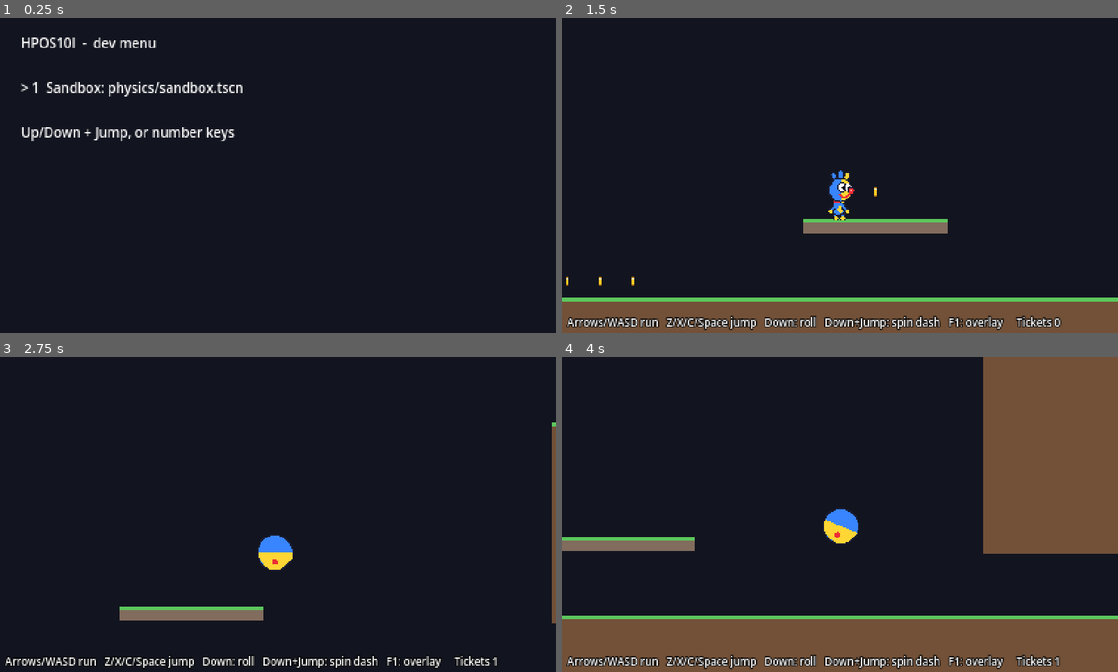
Above: before the commit, frames 1-4 (two rows, left to right).
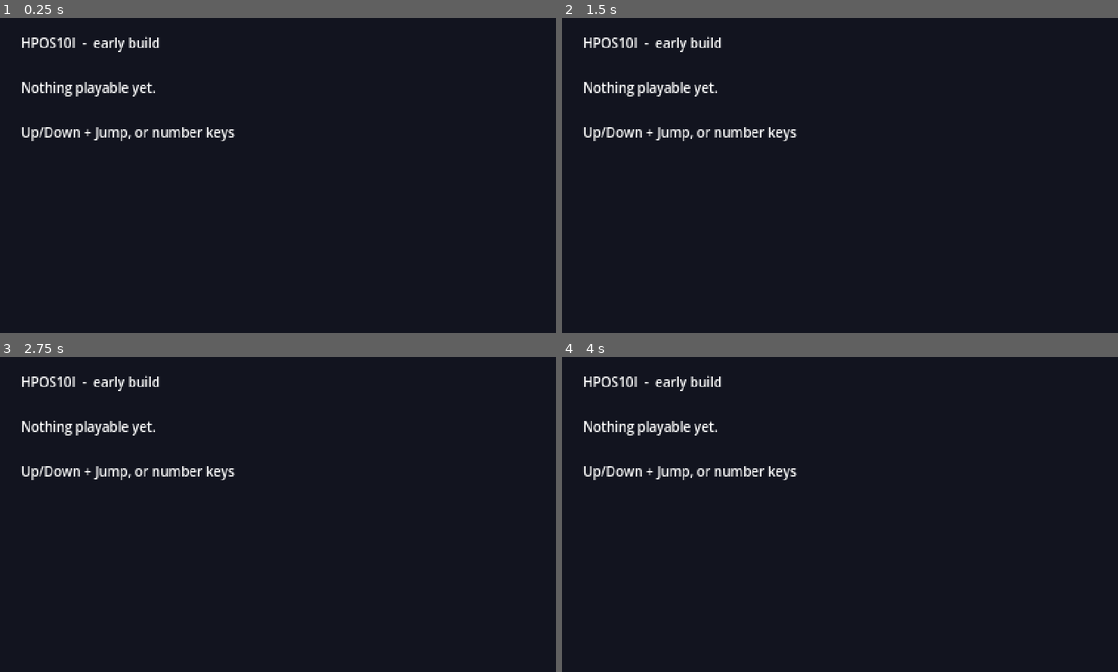
Above: after the commit, the same moments.

Repository: crrreatorrr/HPOS10I
Game: Godot game, scene res://core/main.tscn
Two runs of this game, one before a commit and one after it. Both use one fixed random seed, a clock stepped at 60 frames per second and the inputs below.
Inputs (mouse positions are in pixels of both pictures, inside the frame that each line leads up to):
- Up to frame 1 (0.25 s): no input
- Up to frame 2 (1.5 s): tap Enter (pause) at 0.5 s; move the mouse to (962, 159) at 0.52 s; hold Right (move_right) 0.53-1.25 s; tap 1 at 0.6 s; click (962, 159) at 0.67 s; tap Z (jump) at 0.77 s; drag from (728, 191) to (606, 266) at 1.27 s
- Up to frame 3 (2.75 s): move the mouse to (333, 445) at 2.02 s; hold Right (move_right) from 2.03 s (still down); tap C at 2.1 s
- Up to frame 4 (4 s): release Right (move_right) at 2.75 s; drag from (812, 577) to (673, 467) at 2.77 s; move the mouse to (1006, 561) at 3.52 s; hold Left (move_left) from 3.53 s (still down); tap K at 3.6 s; tap Z (jump) at 3.77 s

The runs differ from the first frame. In frame 1, 1.1% of the frame differs, in the area x 3-44%, y 5-25%; in frame 2, 14%; in frame 3, 5.0%; in frame 4, 35%, in the area x 0-100%, y 0-100%.

Commit message:
Ship the physics sandbox as a playable web playground
Move the sandbox from tests/physics (never exported) to playground/,
which ships in the web build; the boot menu lists playground scenes
first. tests/, tools/, qa/ and docs/ still never ship.

Co-Authored-By: Claude Opus 5.5 <noreply@anthropic.com>

Diff:
--- a/core/dev.gd
+++ b/core/dev.gd
@@ -7,7 +7,7 @@
 ##
 ## Record a clip with Movie Maker:
 ##   godot --path . --write-movie /tmp/clip.avi --quit-after 600 -- \
-##     --scene=res://tests/physics/sandbox.tscn --inputs=res://tests/inputs/run_right.json
+##     --scene=res://playground/physics_playground.tscn --inputs=res://tests/inputs/run_right.json
 ##
 ## Input timeline format (frames are physics ticks since boot, 60 per second):
 ##   {"events": [[0, "move_right", true], [90, "jump", true], [96, "jump", false]]}
--- a/core/main.gd
+++ b/core/main.gd
@@ -1,8 +1,11 @@
 extends Node2D
 ## Boot scene. Honors Dev command-line args, then goes to the title screen
-## once the UI exists. Until then (or with --dev) it shows a dev menu of
-## every stage and sandbox that is already built.
+## once the UI exists. Until then (or with --dev) it shows a menu of every
+## playground, stage and sandbox that is already built.
 
+## Playable demo scenes that ship in the web build.
+const PLAYGROUND_DIR := "res://playground"
+## Dev-only sandboxes (tests/ never ships).
 const SANDBOX_DIR := "res://tests"
 
 var _entries: Array[Dictionary] = []
@@ -48,6 +51,11 @@
 
 
 func _collect_entries() -> void:
+	for path in _find_scenes(PLAYGROUND_DIR, ""):
+		_entries.append({
+			label = path.get_file().get_basename().capitalize(),
+			start = SceneRouter.open_scene.bind(path),
+		})
 	for zone in ZoneRegistry.all_zones(true):
 		var stage_count: int = zone.acts.size() + 1
 		for stage in range(1, stage_count + 1):
@@ -61,23 +69,24 @@
 				label = ("%s %s" % [zone.name, stage_name]).strip_edges(),
 				start = SceneRouter.start_zone.bind(zone.id, stage),
 			})
-	for path in _find_sandboxes(SANDBOX_DIR):
+	for path in _find_scenes(SANDBOX_DIR, "sandbox"):
 		_entries.append({
 			label = "Sandbox: %s" % path.trim_prefix(SANDBOX_DIR + "/"),
 			start = SceneRouter.open_scene.bind(path),
 		})
 
 
-func _find_sandboxes(dir_path: String) -> PackedStringArray:
+## Scenes under dir_path whose file name contains name_filter ("" = all).
+func _find_scenes(dir_path: String, name_filter: String) -> PackedStringArray:
 	var found := PackedStringArray()
 	var dir := DirAccess.open(dir_path)
 	if dir == null:
 		return found
 	for sub in dir.get_directories():
-		found.append_array(_find_sandboxes(dir_path.path_join(sub)))
+		found.append_array(_find_scenes(dir_path.path_join(sub), name_filter))
 	for file in dir.get_files():
 		var name := file.trim_suffix(".remap")
-		if name.ends_with(".tscn") and name.contains("sandbox"):
+		if name.ends_with(".tscn") and name.contains(name_filter):
 			found.append(dir_path.path_join(name))
 	return found
 
@@ -93,7 +102,7 @@
 
 
 func _refresh() -> void:
-	var lines := PackedStringArray(["HPOS10I  -  dev menu", ""])
+	var lines := PackedStringArray(["HPOS10I  -  early build", ""])
 	if _entries.is_empty():
 		lines.append("Nothing playable yet.")
 	for i in _entries.size():
--- a/tests/physics/sandbox.tscn
+++ b/playground/physics_playground.tscn
@@ -1,12 +1,12 @@
 [gd_scene load_steps=10 format=3]
 
-[ext_resource type="Script" path="res://tests/physics/sandbox.gd" id="1_sandbox"]
+[ext_resource type="Script" path="res://playground/physics_playground.gd" id="1_sandbox"]
 [ext_resource type="Script" path="res://terrain/curve_terrain.gd" id="2_curve"]
 [ext_resource type="PackedScene" path="res://terrain/loop.tscn" id="3_loop"]
 [ext_resource type="PackedScene" path="res://player/player.tscn" id="4_player"]
-[ext_resource type="Script" path="res://tests/physics/sandbox_camera.gd" id="5_camera"]
-[ext_resource type="Script" path="res://tests/physics/dummy_enemy.gd" id="6_dummy"]
-[ext_resource type="Script" path="res://tests/physics/sandbox_ticket.gd" id="7_ticket"]
+[ext_resource type="Script" path="res://playground/playground_camera.gd" id="5_camera"]
+[ext_resource type="Script" path="res://playground/dummy_enemy.gd" id="6_dummy"]
+[ext_resource type="Script" path="res://playground/playground_ticket.gd" id="7_ticket"]
 
 [sub_resource type="Curve2D" id="Curve2D_hills"]
 _data = {
Renamed: tests/physics/dummy_enemy.gd -> playground/dummy_enemy.gd
Renamed: tests/physics/dummy_enemy.gd.uid -> playground/dummy_enemy.gd.uid
Renamed: tests/physics/sandbox.gd -> playground/physics_playground.gd
Renamed: tests/physics/sandbox.gd.uid -> playground/physics_playground.gd.uid
Renamed: tests/physics/sandbox_camera.gd -> playground/playground_camera.gd
Renamed: tests/physics/sandbox_camera.gd.uid -> playground/playground_camera.gd.uid
Renamed: tests/physics/sandbox_ticket.gd -> playground/playground_ticket.gd
Renamed: tests/physics/sandbox_ticket.gd.uid -> playground/playground_ticket.gd.uid
Not shown, changed: docs/CONTRACTS.md
Not shown, changed: tools/lead/record_clip.sh
